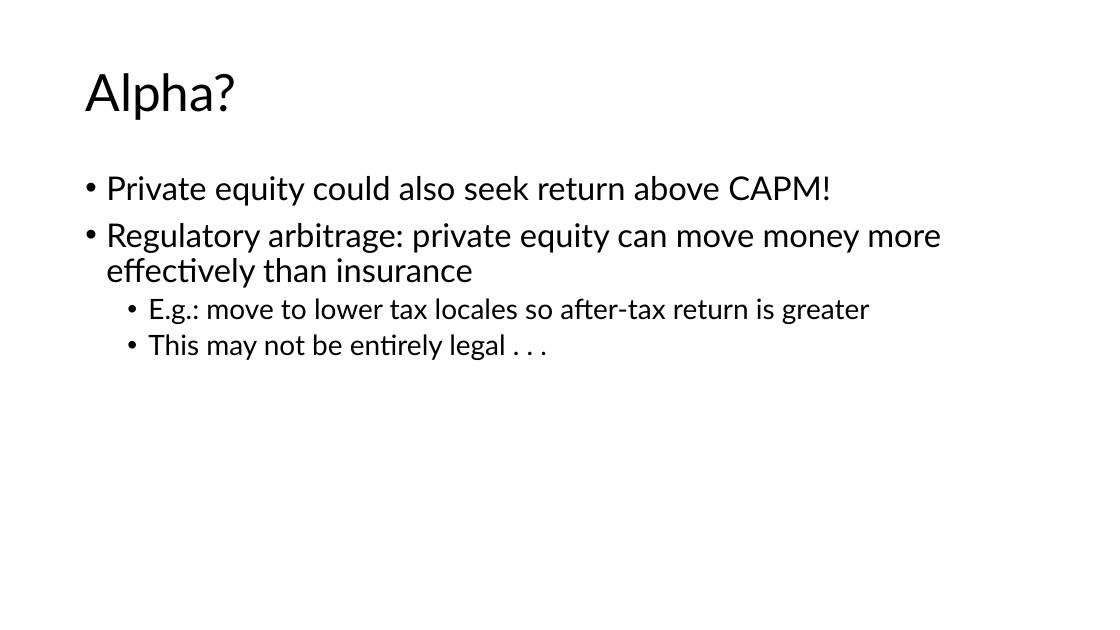
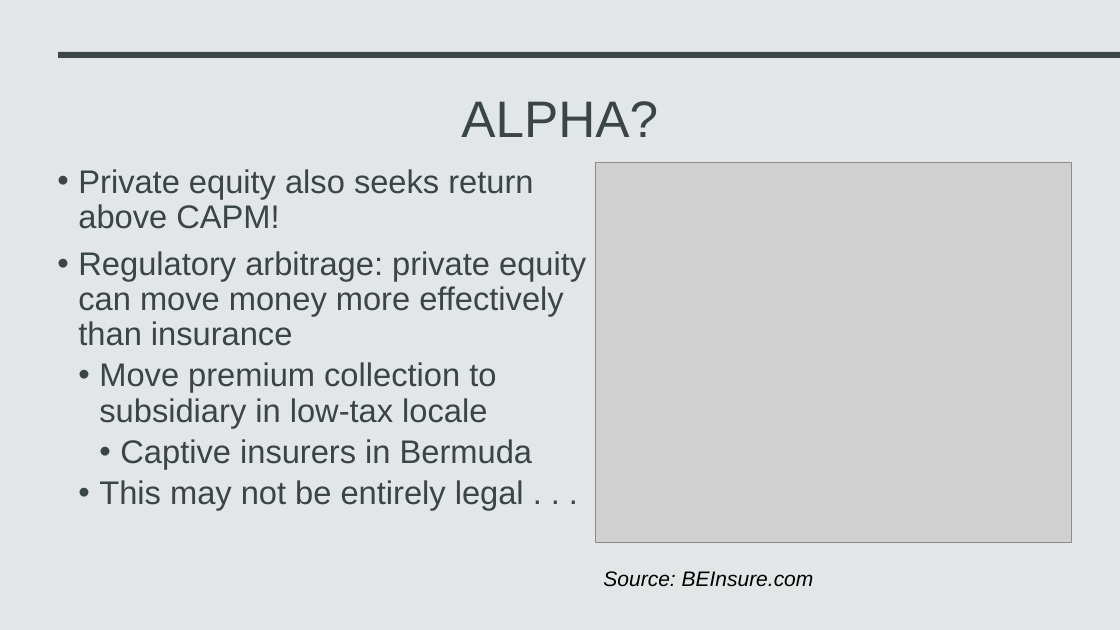
Before and after one commit to AFB-TUV/Fall-2026, a slide deck: slide 8 of Actuarial Corporate Finance/Why is Private Equity Involved with Insurance.pptx (slide 7 before the commit). Drawn at 1120x630 pixels with LibreOffice and Linux fonts; fonts in the diff are those of the drawing; grey boxes stand for pictures. Boxes give left, top, right and bottom in pixels: in the first picture for what was removed or moved away, otherwise in the second. Text is boxed around its words. In the diff, an @@ line names an element or a change of style, - is before the commit and + after.

```diff
--- a/Actuarial Corporate Finance/Why is Private Equity Involved with Insurance.pptx
+++ b/Actuarial Corporate Finance/Why is Private Equity Involved with Insurance.pptx
@@ background #FFFFFF to #E2E6E7 @@
@@ rectangle added at (58, 52, 1120, 58), fill #3B4546 @@
@@ title "ALPHA?" at (461, 101, 658, 137): vertical alignment middle to top @@
@@ title at (461, 101, 658, 137): text changed; font Lato to Arial; text colour #000000 to #3B4546 @@
-Alpha?
+ALPHA?
@@ text "Private equity also seeks return ...": place and size @@
-text "Private equity also seeks return ..." at (106, 176, 941, 360)
+text "Private equity also seeks return ..." at (78, 169, 586, 510)
@@ text at (78, 169, 533, 229): text changed; font Lato to Arial; text colour #000000 to #3B4546 @@
-• Private equity could also seek return above CAPM!
+• Private equity also seeks return above CAPM!
@@ picture added at (596, 162, 1071, 542) @@
@@ text at (78, 251, 586, 510): font Lato to Arial, text colour #000000 to #3B4546 in "Regulatory arbitrage: private equity can move money ...", "This may not be entirely legal . ..."; size 24 to 28 pt in "This may not be entirely legal . ..."; indent changed @@
@@ text at (99, 362, 532, 469): text changed; size 24 to 28 pt; font Lato to Arial; text colour #000000 to #3B4546 @@
-  • E.g.: move to lower tax locales so after-tax return is greater
+  • Move premium collection to subsidiary in low-tax locale
+    • Captive insurers in Bermuda
@@ text added at (603, 571, 814, 587), 18 pt, text #000000, italic @@
+Source: BEInsure.com
```
Also in this commit, not shown: 6 other slides changed, 2 slides added, 6 other files.
